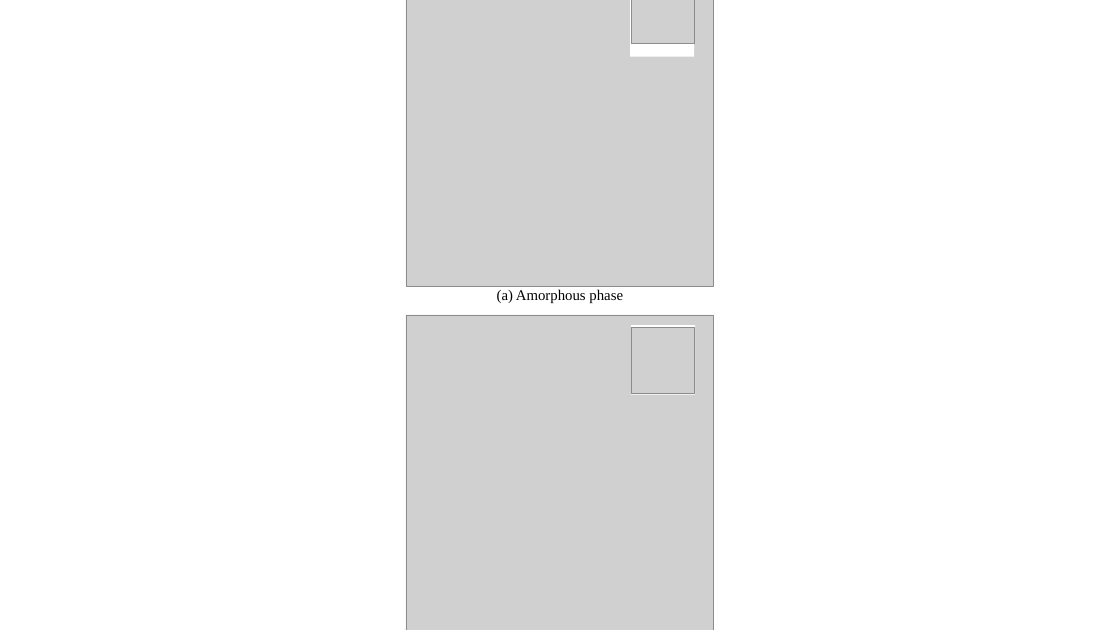
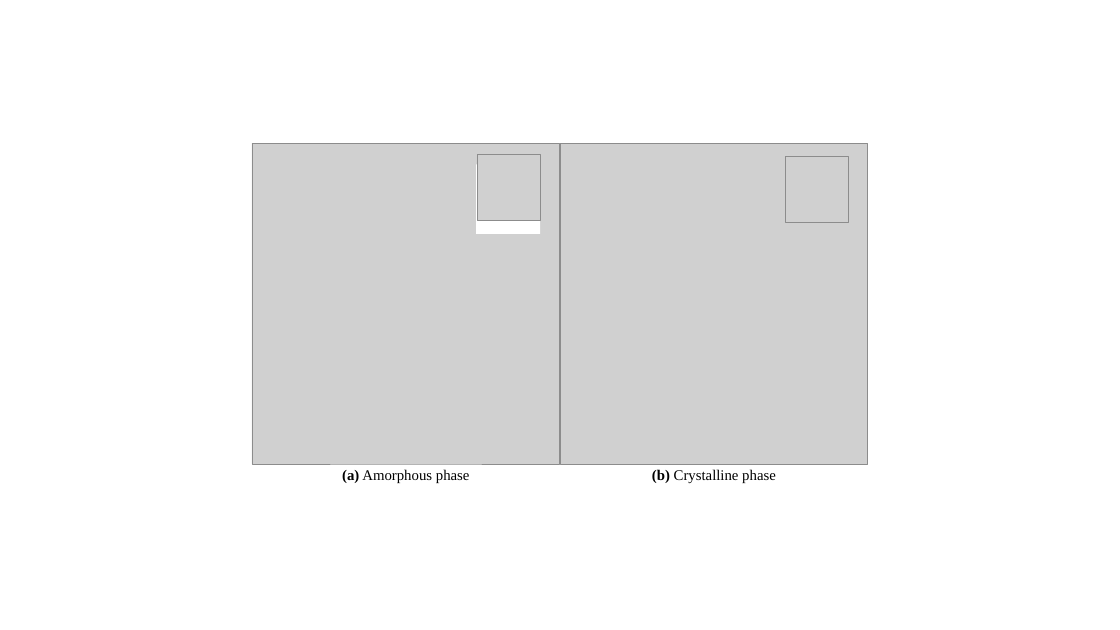
Before and after one commit to Chettanat-Pa/AsymReca_SbSe, a slide deck: slide 5 of figs/figures (IEEE).pptx. Drawn at 1120x630 pixels with LibreOffice and Linux fonts; fonts in the diff are those of the drawing; grey boxes stand for pictures. Boxes give left, top, right and bottom in pixels: in the first picture for what was removed or moved away, otherwise in the second. Text is boxed around its words. In the diff, an @@ line names an element or a change of style, - is before the commit and + after.

```diff
--- a/figs/figures (IEEE).pptx
+++ b/figs/figures (IEEE).pptx
@@ picture: place and size @@
-picture at (406, 315, 714, 630)
+picture at (560, 143, 868, 464)
@@ 2 pictures, 1 rectangle: place and size @@
-2 pictures, 1 rectangle at (406, 0, 714, 287)
+2 pictures, 1 rectangle at (252, 143, 559, 464)
@@ picture: place and size @@
-picture at (631, 327, 694, 393)
+picture at (785, 156, 848, 222)
@@ rectangle removed at (631, 325, 695, 395) @@
@@ text "(a) Amorphous phase": place and size @@
-text "(a) Amorphous phase" at (497, 289, 623, 303)
+text "(a) Amorphous phase" at (342, 469, 470, 483)
@@ text "(a) Amorphous phase" at (342, 469, 470, 483): bold on in "(a)" @@
@@ text added at (652, 469, 776, 483), 12 pt, text #000000 @@
+(b) Crystalline phase
```
Also in this commit, not shown: 4 other slides changed, 10 other files.
